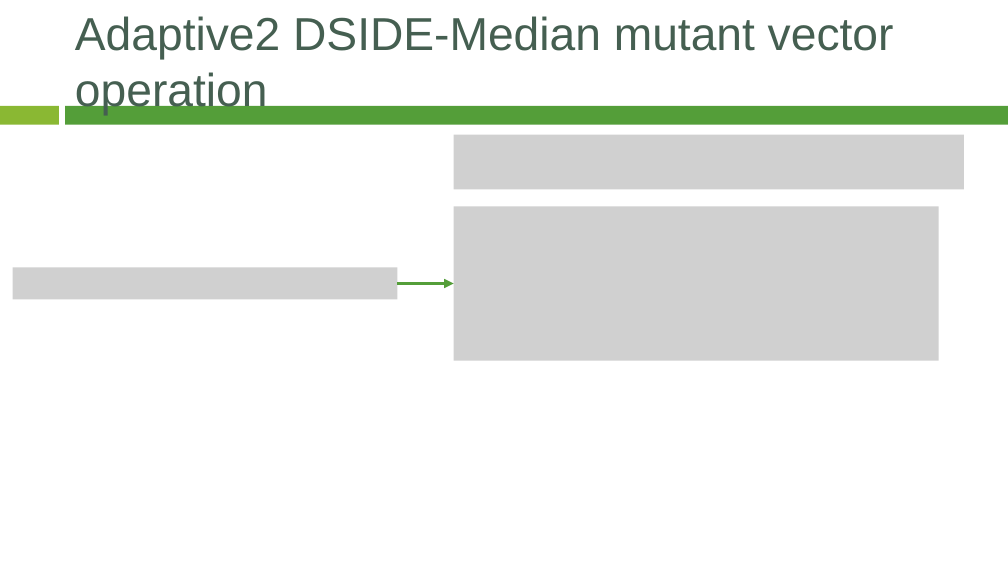
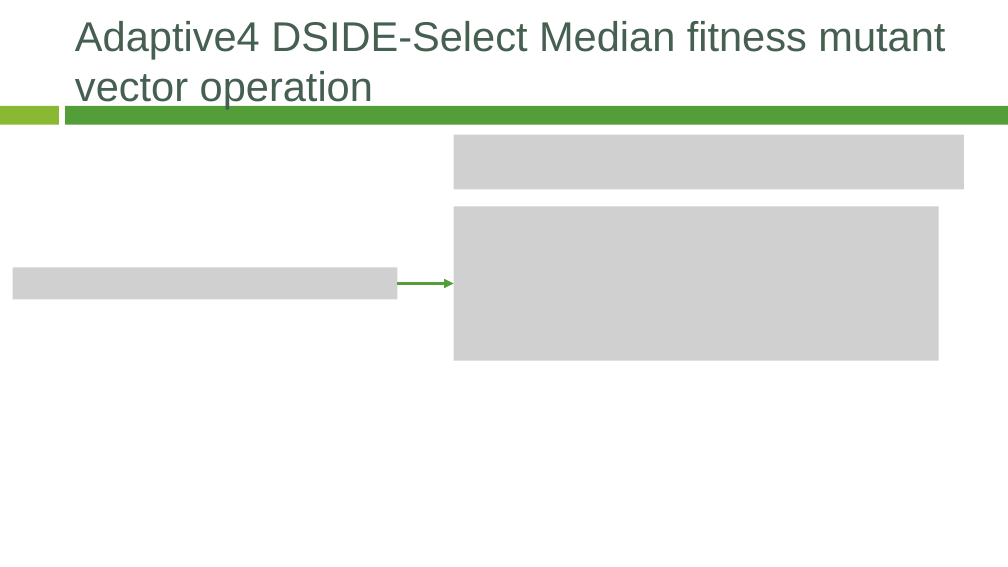
Before and after one commit to JhonSPattan/Algorithm, a slide deck: slide 5 of Adptive_DSIDE.pptx. Drawn at 1008x567 pixels with LibreOffice and Linux fonts; fonts in the diff are those of the drawing; grey boxes stand for pictures; background and template pictures are left out. Boxes give left, top, right and bottom in pixels: in the first picture for what was removed or moved away, otherwise in the second. Text is boxed around its words. In the diff, an @@ line names an element or a change of style, - is before the commit and + after.

```diff
--- a/Adptive_DSIDE.pptx
+++ b/Adptive_DSIDE.pptx
@@ title at <box>75,21,945,109</box>: text changed; size 44 to 39.6 pt @@
-Adaptive2 DSIDE-Median mutant vector operation
+Adaptive4 DSIDE-Select Median fitness mutant vector operation
```
Also in this commit, not shown: 4 other slides changed, 5 slides added, 1 slide removed.
